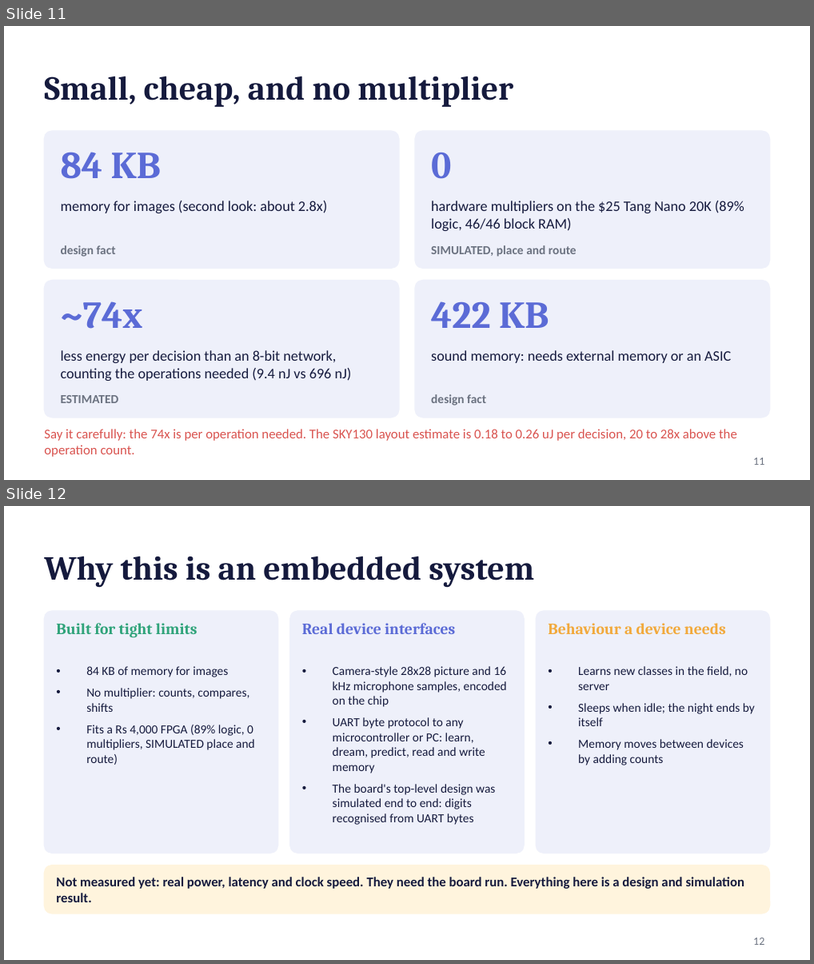
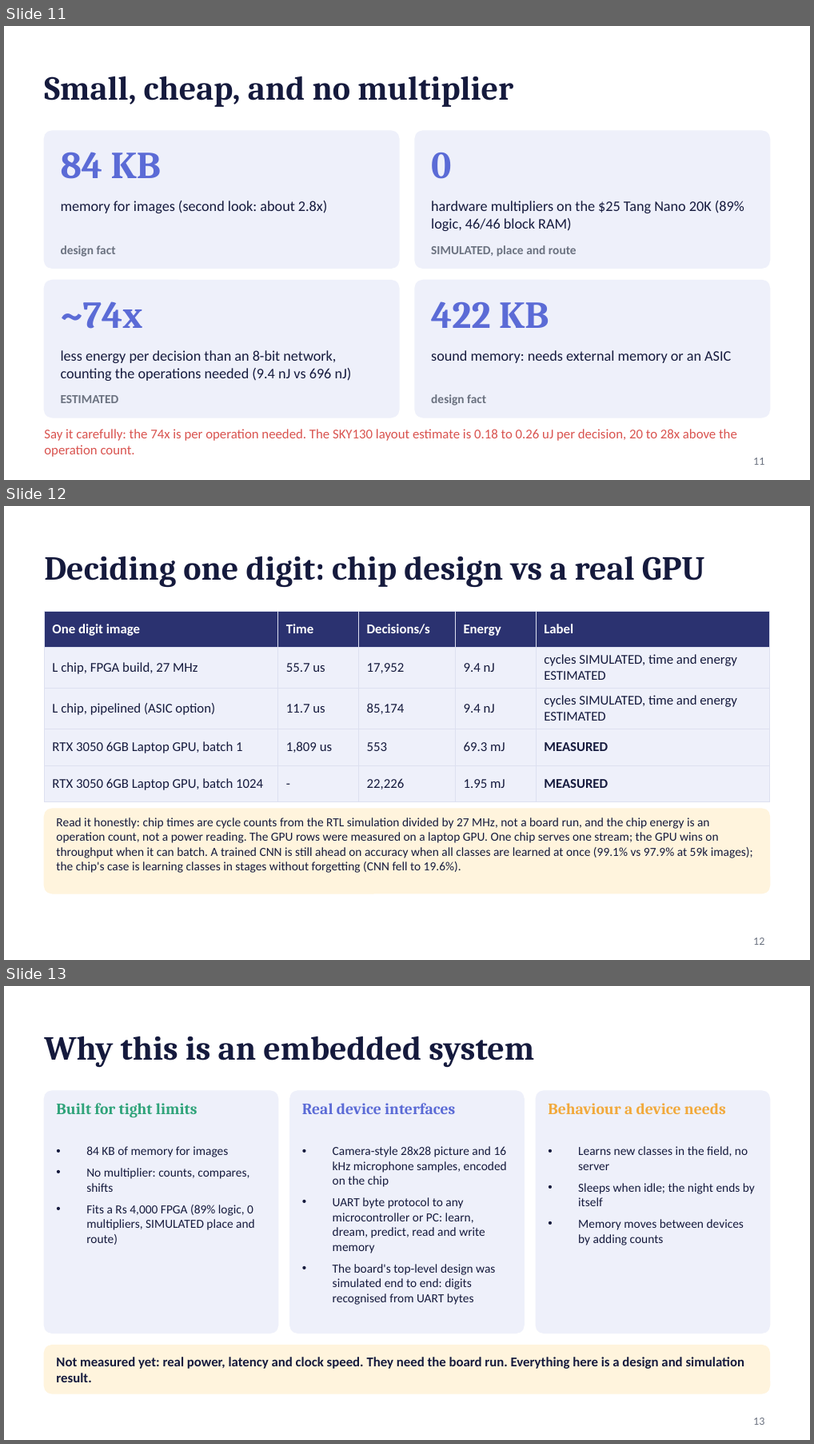
Before and after one commit to kurosaki11op-art/gpu2.0, a slide deck: docs/L_pitch_final.pptx. Shown one above the other, each under a label of ours: slides 11 and 12 before the commit, slides 11, 12 and 13 after it. The pictures are 814x964 and 814x1444 pixels, drawn with LibreOffice and Linux fonts; fonts in the diff are those of the drawing. Boxes give left, top, right and bottom in pixels: in the first picture for what was removed or moved away, otherwise in the second. Text is boxed around its words. In the diff, an @@ line names an element or a change of style, - is before the commit and + after.

```diff
--- a/docs/L_pitch_final.pptx
+++ b/docs/L_pitch_final.pptx
@@ slide 12 added at bbox=[4, 506, 810, 960], background #FFFFFF @@
@@ title added at bbox=[44, 556, 706, 588], 30 pt, text #151A3D, bold @@
+Deciding one digit: chip design vs a real GPU
@@ table added at bbox=[44, 611, 770, 793], 5 rows, 5 columns @@
+One digit image | Time | Decisions/s | Energy | Label
+L chip, FPGA build, 27 MHz | 55.7 us | 17,952 | 9.4 nJ | cycles SIMULATED, time and energy ESTIMATED
+L chip, pipelined (ASIC option) | 11.7 us | 85,174 | 9.4 nJ | cycles SIMULATED, time and energy ESTIMATED
+RTX 3050 6GB Laptop GPU, batch 1 | 1,809 us | 553 | 69.3 mJ | MEASURED
+RTX 3050 6GB Laptop GPU, batch 1024 | - | 22,226 | 1.95 mJ | MEASURED
@@ rounded rectangle added at bbox=[44, 808, 770, 893], fill #FFF4DD, outline #FFF4DD 1 pt @@
@@ text added at bbox=[56, 817, 754, 872], 11 pt, text #151A3D @@
+Read it honestly: chip times are cycle counts from the RTL simulation divided by 27 MHz, not a board run, and the chip energy is an operation count, not a power reading. The GPU rows were measured on a laptop GPU. One chip serves one stream; the GPU wins on throughput when it can batch. A trained CNN is still ahead on accuracy when all classes are learned at once (99.1% vs 97.9% at 59k images); the chip's case is learning classes in stages without forgetting (CNN fell to 19.6%).
@@ page number added at bbox=[754, 937, 765, 944], 10 pt, text #6B7280 @@
+12
@@ what was slide 12 is now slide 13 @@
```
Also in this commit, not shown: 1 slide changed, 2 other files.
